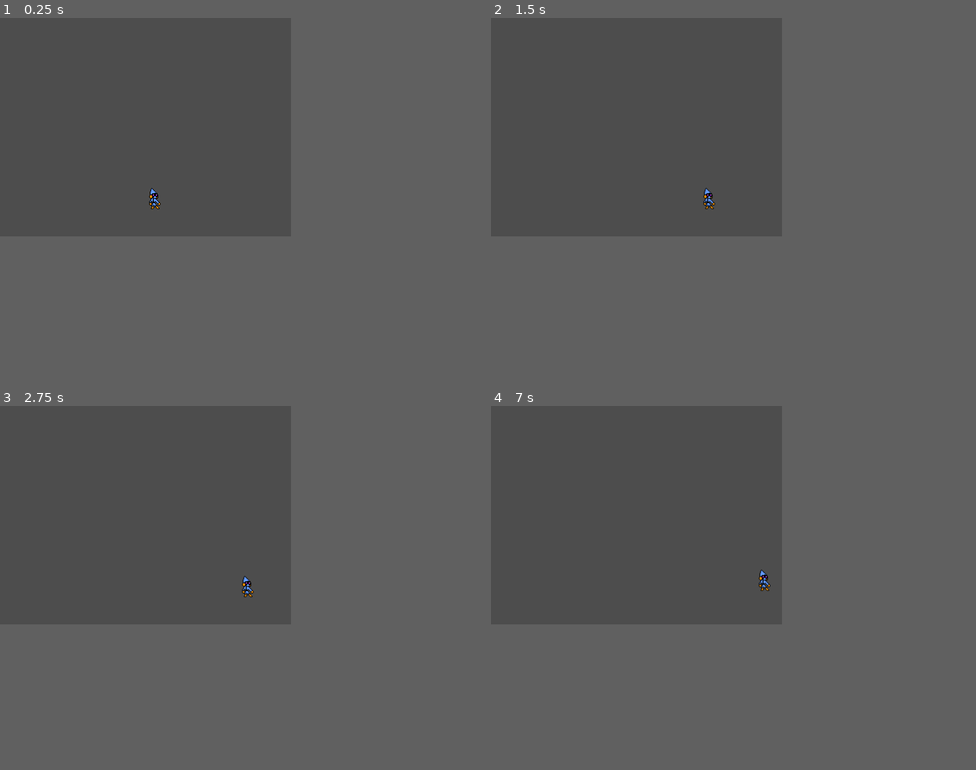
Above: before the commit, frames 1-4 (two rows, left to right).
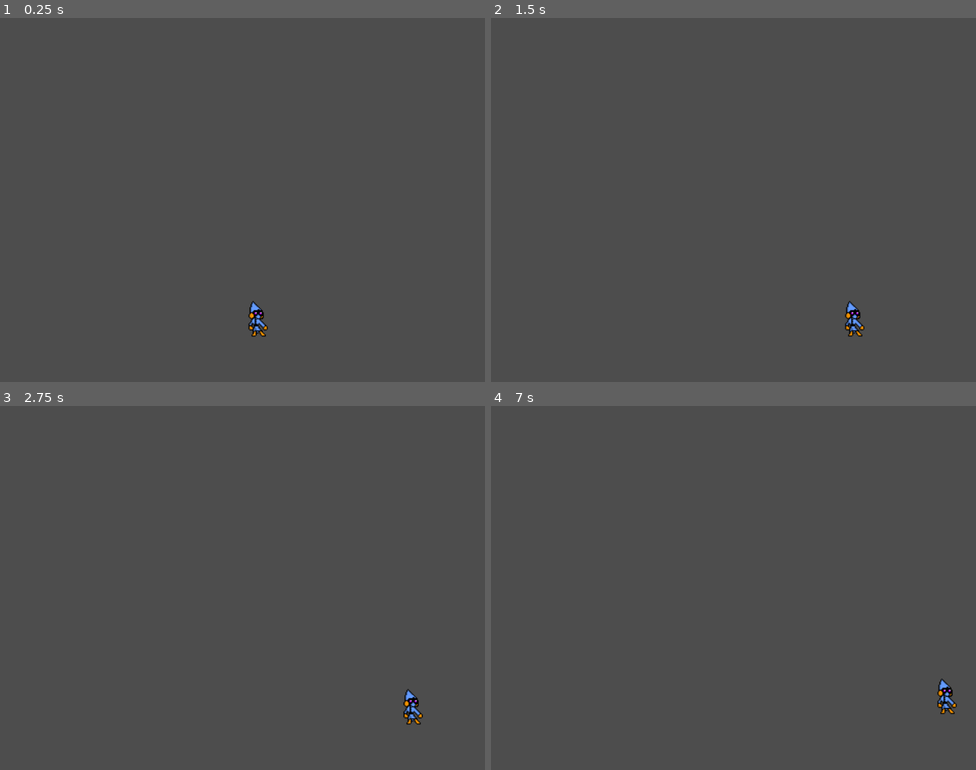
Above: after the commit, the same moments.

Repository: delleloper/drunkenmages
Game: Godot game, scene res://Scenes/Level/Level.tscn
Same seed, same stepped clock (60 frames per second), same inputs: the game is played once before the commit and once after it. Before the commit the project starts from res://Scenes/Level/node_2d.tscn.
Inputs:
- Up to frame 1 (0.25 s): no input
- Up to frame 2 (1.5 s): tap Enter (ui_accept) at 0.5, 0.77 s; hold Shift (throw, bound only after the commit) 0.53-1.28 s; hold Right (ui_right) from 0.53 s (still down); tap Shift (throw, bound only after the commit) at 1.35 s
- Up to frame 3 (2.75 s): tap Enter (ui_accept) at 1.52 s; release Right (ui_right) at 2.03 s; hold Left (ui_left) from 2.03 s (still down); hold Shift (throw, bound only after the commit) from 2.03 s (still down)
- Up to frame 4 (7 s): release Left (ui_left) at 2.78 s; release Shift (throw, bound only after the commit) at 2.78 s; hold Right (ui_right) 2.78-4.28 s; tap Shift (throw, bound only after the commit) at 2.85, 4.35, 5.85 s; tap Enter (ui_accept) at 3.02, 3.77, 4.25, 4.52, 5, 5.75, 6.02, 6.5, 6.77 s; hold Shift (throw, bound only after the commit) 3.53-4.28 s; hold Left (ui_left) 4.28-5.03 s; hold Right (ui_right) 5.03-5.78 s; hold Shift (throw, bound only after the commit) 5.03-5.78 s; hold Left (ui_left) from 5.78 s (still down); hold Shift (throw, bound only after the commit) from 6.53 s (still down)
In our replay, the window is 480x360 before the commit and 800x600 after it. These sizes can differ from the game's own. Grey fills any space a smaller window leaves; there, only what the larger window draws over its background counts as a difference.

The runs differ from the first frame. In frame 1, 0.3% of the frame differs, in the area x 30-56%, y 46-88%; in frame 2, 0.3%, in the area x 43-77%, y 46-88%; in frame 3, 0.3%; in frame 4, 0.3%.

Commit message:
viewport and player adjustments

Diff:
--- /dev/null
+++ b/Scenes/player/player.tscn
@@ -0,0 +1,23 @@
+[gd_scene load_steps=4 format=3 uid="uid://ckxdmagp50i5r"]
+
+[ext_resource type="Script" path="res://Player.gd" id="1_ffpro"]
+[ext_resource type="Texture2D" uid="uid://u153ckjtk84w" path="res://Assets/Player/IdleStatic.png" id="2_24bh4"]
+
+[sub_resource type="CapsuleShape2D" id="CapsuleShape2D_4l4cs"]
+radius = 11.0
+height = 36.0
+
+[node name="Player" type="CharacterBody2D"]
+position = Vector2(254, 274)
+script = ExtResource("1_ffpro")
+speed = 150.0
+acceleration = 6
+friction = 8
+jump_velocity = 250.0
+
+[node name="IdleStatic" type="Sprite2D" parent="."]
+texture = ExtResource("2_24bh4")
+
+[node name="CollisionShape2D" type="CollisionShape2D" parent="."]
+shape = SubResource("CapsuleShape2D_4l4cs")
+debug_color = Color(0, 0.6, 0.701961, 0.2)
--- a/hitbox.gd
+++ b/hitbox.gd
@@ -1,11 +1 @@
 extends Node
-
-
-# Called when the node enters the scene tree for the first time.
-func _ready():
-	pass # Replace with function body.
-
-
-# Called every frame. 'delta' is the elapsed time since the previous frame.
-func _process(delta):
-	pass
--- a/hurtbox.gd
+++ b/hurtbox.gd
@@ -1,9 +1,9 @@
 extends Area2D
 
-signal damaged
+signal hit
 
 func _ready():
 	connect("body_entered", body_entered)
 
 func body_entered(body):
-	damaged.emit()
+	hit.emit()
--- a/level.tscn
+++ b/level.tscn
@@ -21,6 +21,7 @@
 shape = SubResource("RectangleShape2D_yxkac")
 
 [node name="Area2D" type="Area2D" parent="."]
+position = Vector2(315, 114)
 script = ExtResource("2_qka10")
 
 [node name="CollisionShape2D" type="CollisionShape2D" parent="Area2D"]
--- a/project.godot
+++ b/project.godot
@@ -11,7 +11,7 @@
 [application]
 
 config/name="Drunkenmages"
-run/main_scene="res://Scenes/Level/node_2d.tscn"
+run/main_scene="res://Scenes/Level/Level.tscn"
 config/features=PackedStringArray("4.2", "GL Compatibility")
 config/icon="res://icon.svg"
 
@@ -21,6 +21,42 @@
 window/size/viewport_height=360
 window/size/mode=2
 window/size/resizable=false
+window/size/window_width_override=19224
+window/size/window_height_override=1440
+window/stretch/mode="canvas_items"
+
+[input]
+
+move_up={
+"deadzone": 0.5,
+"events": [null, Object(InputEventJoypadMotion,"resource_local_to_scene":false,"resource_name":"","device":-1,"axis":1,"axis_value":-1.0,"script":null)
+, Object(InputEventKey,"resource_local_to_scene":false,"resource_name":"","device":-1,"window_id":0,"alt_pressed":false,"shift_pressed":false,"ctrl_pressed":false,"meta_pressed":false,"pressed":false,"keycode":0,"physical_keycode":4194320,"key_label":0,"unicode":0,"echo":false,"script":null)
+]
+}
+move_down={
+"deadzone": 0.5,
+"events": [Object(InputEventJoypadMotion,"resource_local_to_scene":false,"resource_name":"","device":-1,"axis":1,"axis_value":1.0,"script":null)
+, Object(InputEventKey,"resource_local_to_scene":false,"resource_name":"","device":-1,"window_id":0,"alt_pressed":false,"shift_pressed":false,"ctrl_pressed":false,"meta_pressed":false,"pressed":false,"keycode":0,"physical_keycode":4194322,"key_label":0,"unicode":0,"echo":false,"script":null)
+]
+}
+move_left={
+"deadzone": 0.5,
+"events": [Object(InputEventJoypadMotion,"resource_local_to_scene":false,"resource_name":"","device":-1,"axis":0,"axis_value":-1.0,"script":null)
+, Object(InputEventKey,"resource_local_to_scene":false,"resource_name":"","device":-1,"window_id":0,"alt_pressed":false,"shift_pressed":false,"ctrl_pressed":false,"meta_pressed":false,"pressed":false,"keycode":0,"physical_keycode":4194319,"key_label":0,"unicode":0,"echo":false,"script":null)
+]
+}
+move_right={
+"deadzone": 0.5,
+"events": [Object(InputEventJoypadMotion,"resource_local_to_scene":false,"resource_name":"","device":-1,"axis":0,"axis_value":1.0,"script":null)
+, Object(InputEventKey,"resource_local_to_scene":false,"resource_name":"","device":-1,"window_id":0,"alt_pressed":false,"shift_pressed":false,"ctrl_pressed":false,"meta_pressed":false,"pressed":false,"keycode":0,"physical_keycode":4194321,"key_label":0,"unicode":0,"echo":false,"script":null)
+]
+}
+throw={
+"deadzone": 0.5,
+"events": [Object(InputEventJoypadButton,"resource_local_to_scene":false,"resource_name":"","device":-1,"button_index":9,"pressure":0.0,"pressed":true,"script":null)
+, Object(InputEventKey,"resource_local_to_scene":false,"resource_name":"","device":-1,"window_id":0,"alt_pressed":false,"shift_pressed":false,"ctrl_pressed":false,"meta_pressed":false,"pressed":false,"keycode":0,"physical_keycode":4194325,"key_label":0,"unicode":0,"echo":false,"script":null)
+]
+}
 
 [rendering]
 
--- a/projectile.tscn
+++ b/projectile.tscn
@@ -4,14 +4,14 @@
 [ext_resource type="Texture2D" uid="uid://bwakxgv5ld7pt" path="res://icon.svg" id="1_wil7o"]
 
 [sub_resource type="CircleShape2D" id="CircleShape2D_dxowr"]
-radius = 34.2345
+radius = 23.0
 
 [node name="Projectile" type="RigidBody2D"]
 script = ExtResource("1_atyoe")
 
 [node name="Icon" type="Sprite2D" parent="."]
 modulate = Color(0.952941, 0.454902, 0.282353, 1)
-scale = Vector2(0.585938, 0.585938)
+scale = Vector2(0.324219, 0.324219)
 texture = ExtResource("1_wil7o")
 
 [node name="CollisionShape2D" type="CollisionShape2D" parent="."]
Renamed: Scenes/Level/node_2d.tscn -> Scenes/Level/Level.tscn
